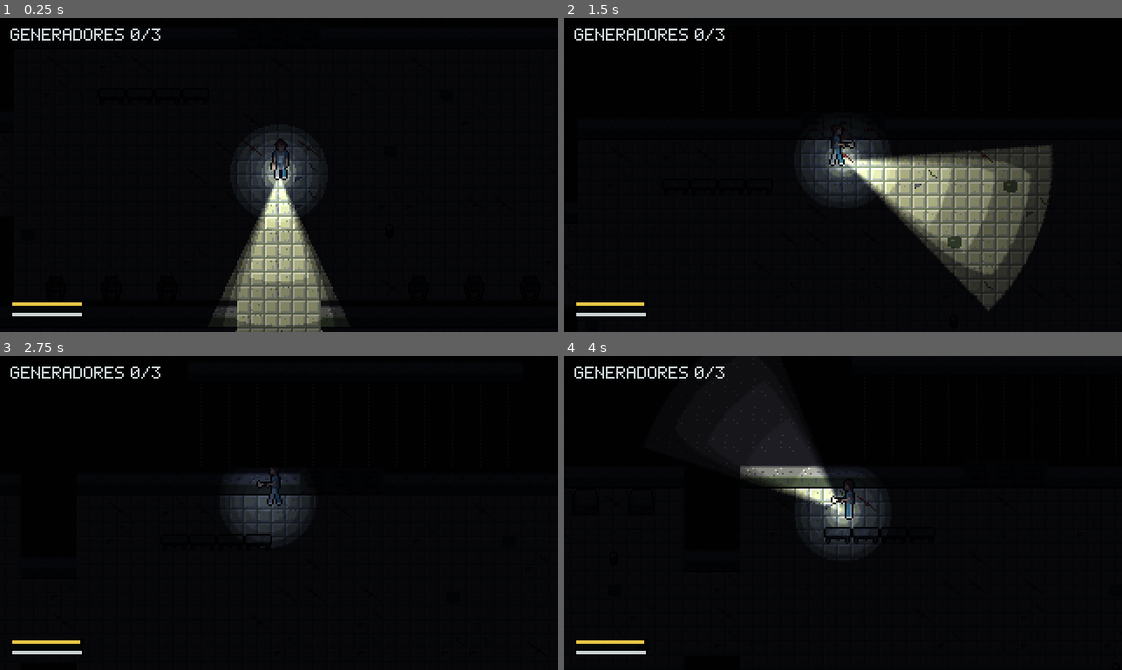
Above: before the commit, frames 1-4 (two rows, left to right).
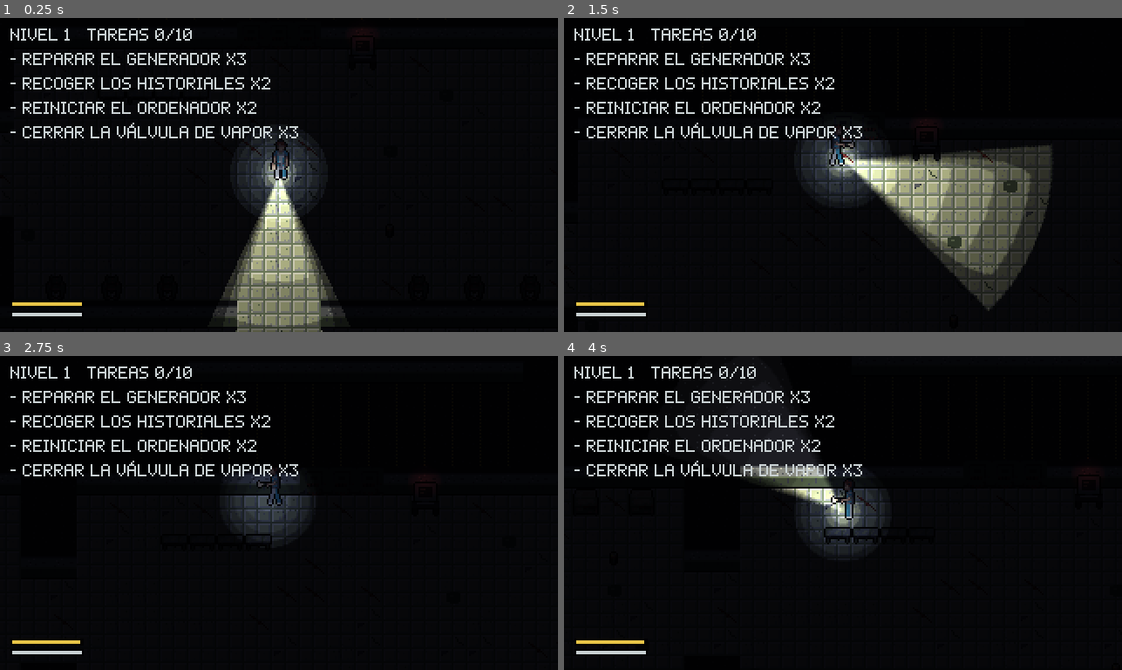
Above: after the commit, the same moments.

Repository: Skyfreefury/blackout-beta
Game: Godot game, scene res://scenes/main.tscn
Same seed, same stepped clock (60 frames per second), same inputs: the game is played once before the commit and once after it. This scene is started directly instead of the project's main scene.
Inputs (mouse positions are in pixels of both pictures, inside the frame that each line leads up to):
- Up to frame 1 (0.25 s): no input
- Up to frame 2 (1.5 s): tap Enter at 0.5 s; move the mouse to (815, 237) at 0.52 s; hold E (interact) 0.53-1.28 s; hold W (move_up) from 0.53 s (still down); click (815, 237) at 0.67 s; move the mouse to (1010, 222) at 1.27 s; tap Space (sprint) at 1.35 s
- Up to frame 3 (2.75 s): move the mouse to (111, 465) at 2.02 s; release W (move_up) at 2.03 s; hold A (move_left) from 2.03 s (still down); hold Q (toggle_light) from 2.03 s (still down)
- Up to frame 4 (4 s): move the mouse to (870, 513) at 2.77 s; release Q (toggle_light) at 2.78 s; tap Shift at 2.85 s; click (870, 513) at 2.92 s; move the mouse to (759, 434) at 3.52 s; release A (move_left) at 3.53 s; hold S (move_down) from 3.53 s (still down); tap F at 3.6 s

The runs differ from the first frame. In frame 1, 3.0% of the frame differs, in the area x 1-54%, y 3-39%; in frame 2, 3.0%, in the area x 1-68%, y 3-46%; in frame 3, 3.0%; in frame 4, 3.0%.

Commit message:
Tareas por nivel: catálogo de 10 tareas y avance de nivel
Generator pasa a ser Task con 4 tipos: generador, archivador, ordenador y válvula.
Cada nivel deja nivel + 1 tareas del catálogo según la semilla del anfitrión.
Ganar pasa al nivel siguiente y perder repite el nivel.

Co-Authored-By: Claude Opus 5.5 <noreply@anthropic.com>

Diff:
--- a/scenes/generator.tscn
+++ b/scenes/task.tscn
@@ -1,12 +1,12 @@
 [gd_scene format=3]
 
-[ext_resource type="Script" path="res://scripts/generator.gd" id="1_script"]
+[ext_resource type="Script" path="res://scripts/task.gd" id="1_script"]
 [ext_resource type="Texture2D" path="res://art/sprites/generator.png" id="2_sprite"]
 
 [sub_resource type="RectangleShape2D" id="RectangleShape2D_base"]
 size = Vector2(14, 8)
 
-[sub_resource type="SceneReplicationConfig" id="SceneReplicationConfig_generator"]
+[sub_resource type="SceneReplicationConfig" id="SceneReplicationConfig_task"]
 properties/0/path = NodePath(".:progress")
 properties/0/spawn = true
 properties/0/replication_mode = 2
@@ -14,7 +14,7 @@
 properties/1/spawn = true
 properties/1/replication_mode = 2
 
-[node name="Generator" type="StaticBody2D"]
+[node name="Task" type="StaticBody2D"]
 collision_layer = 16
 collision_mask = 0
 script = ExtResource("1_script")
--- a/scripts/controls.gd
+++ b/scripts/controls.gd
@@ -19,7 +19,7 @@
 	"toggle_light": [MOUSE_BUTTON_RIGHT],
 }
 ## Texto de ayuda que muestran la pausa y el README.
-const HELP := "WASD mover   RATÓN apuntar\nQ o clic derecho linterna\nE coger pila (mantener: reparar y reanimar)\nESPACIO correr   F11 pantalla completa"
+const HELP := "WASD mover   RATÓN apuntar\nQ o clic derecho linterna\nE coger pila (mantener: tareas y reanimar)\nESPACIO correr   F11 pantalla completa"
 
 
 func _ready() -> void:
--- a/scripts/debug_run.gd
+++ b/scripts/debug_run.gd
@@ -114,14 +114,14 @@
 				aim = Vector2(float(parts[0]), float(parts[1]))
 			player.aim_override = player.global_position + aim
 		"repair":
-			var gen: Generator = main.generators[0]
+			var gen: Task = main.tasks[0]
 			player.global_position = gen.global_position + Vector2(0, 14)
 			player.aim_override = gen.global_position
 			await _wait(2)
 			player.start_interact()
 		"door":
-			for gen: Generator in main.generators:
-				gen.progress = Generator.REPAIR_TIME
+			for gen: Task in main.tasks:
+				gen.progress = gen.hold_time()
 				gen.repaired = true
 			await _wait(5)
 			player.global_position = level.cell_center(Vector2i(29, 5))
@@ -161,19 +161,19 @@
 			player.light_on = false
 			player.global_position = level.cell_center(Vector2i(29, 16))
 			await _wait(2)
-			main.generators[0].progress = Generator.REPAIR_TIME
-			main.generators[0].repaired = true
+			main.tasks[0].progress = main.tasks[0].hold_time()
+			main.tasks[0].repaired = true
 		"allon":
 			# Todas las luces encendidas: el monstruo debe seguir cruzando el hospital.
-			for gen: Generator in main.generators:
-				gen.progress = Generator.REPAIR_TIME
+			for gen: Task in main.tasks:
+				gen.progress = gen.hold_time()
 				gen.repaired = true
 			player.light_on = false
 			player.global_position = level.cell_center(Vector2i(4, 24))
 		"safe":
 			# Jugador sin linterna bajo una lámpara encendida: el monstruo no debe alcanzarle.
-			main.generators[0].progress = Generator.REPAIR_TIME
-			main.generators[0].repaired = true
+			main.tasks[0].progress = main.tasks[0].hold_time()
+			main.tasks[0].repaired = true
 			player.light_on = false
 			player.global_position = level.cell_center(Vector2i(5, 9))
 			monster.global_position = level.cell_center(Vector2i(12, 16))
@@ -188,7 +188,7 @@
 func _report(main: Node) -> void:
 	var monster: Monster = main.monster
 	var p: Player = main.player
-	var gens := (main.generators as Array).filter(func(g): return g.repaired).size()
+	var gens := (main.tasks as Array).filter(func(g): return g.repaired).size()
 	var line := "RESULT id=%d scenario=%s frozen=%s monster_in_light=%s monster_moved=%.1f downed=%s dead=%s escaped=%s downs=%d battery=%.1f walked=%.1f batteries=%d gens=%d door=%s ended=%s players=%d" % [
 		multiplayer.get_unique_id(),
 		_args.get("scenario", "-"),
@@ -204,8 +204,9 @@
 		main._ended,
 		get_tree().get_nodes_in_group("players").size(),
 	]
-	line += " role=%d gen0=%.2f battery_max=%.0f run=%.0f angle=%.0f" % [p.role, main.generators[0].progress if not main.generators.is_empty() else 0.0, p.battery_max, p.run_speed, p.light_angle]
-	line += " seed=%d gens_at=%s" % [main.level.map_seed, ",".join((main.generators as Array).map(func(g): return str(main.level.world_to_cell(g.global_position))))]
+	line += " role=%d gen0=%.2f battery_max=%.0f run=%.0f angle=%.0f" % [p.role, main.tasks[0].progress if not main.tasks.is_empty() else 0.0, p.battery_max, p.run_speed, p.light_angle]
+	line += " level=%d tasks=%s" % [Net.game_level, ",".join((main.tasks as Array).map(func(t): return t.kind))]
+	line += " seed=%d gens_at=%s" % [main.level.map_seed, ",".join((main.tasks as Array).map(func(g): return str(main.level.world_to_cell(g.global_position))))]
 	line += " monster_dist=%.0f watchers=%d vel=(%.0f,%.0f) target=%s" % [monster.global_position.distance_to(p.global_position), monster._watchers.size(), monster.velocity.x, monster.velocity.y, monster._target]
 	if _dummy != null:
 		line += " dummy_progress=%.2f" % _dummy.revive_progress
--- a/scripts/generator.gd
+++ /dev/null
@@ -1,67 +0,0 @@
-class_name Generator
-extends StaticBody2D
-## Generador de zona. Se repara manteniendo E durante 10 s; el progreso no se pierde al soltar.
-## El anfitrión suma el progreso y lo sincroniza al resto.
-
-const REPAIR_TIME := 10.0
-const INTERACT_RANGE := 22.0
-const BROKEN_COLOR := Color(1.0, 0.2, 0.15)
-const REPAIRED_COLOR := Color(0.4, 1.0, 0.5)
-
-var zone := 0
-var progress := 0.0
-var repaired := false
-
-var _motor: AudioStreamPlayer2D
-var _prev_progress := 0.0
-var _work_timer := 0.0
-var _was_repaired := false
-
-@onready var status_light: PointLight2D = $StatusLight
-
-
-func _ready() -> void:
-	add_to_group("generators")
-	status_light.texture = LightTextures.radial(10.0)
-	_motor = Sfx.make_loop_2d(self, "generator_loop", -4.0)
-
-
-func _process(delta: float) -> void:
-	# El motor suena mientras el progreso sube. El valor llega del anfitrión a saltos,
-	# así que se mantiene encendido 0,3 s tras cada subida.
-	if progress > _prev_progress:
-		_work_timer = 0.3
-	_work_timer = maxf(_work_timer - delta, 0.0)
-	var working := _work_timer > 0.0 and not repaired
-	if working and not _motor.playing:
-		_motor.play()
-	elif not working and _motor.playing:
-		_motor.stop()
-	_prev_progress = progress
-	if repaired and not _was_repaired:
-		Sfx.play_at("generator_on", global_position)
-	_was_repaired = repaired
-	if repaired:
-		status_light.color = REPAIRED_COLOR
-		status_light.energy = 0.8
-	else:
-		# Parpadeo lento para que se encuentre a oscuras.
-		status_light.color = BROKEN_COLOR
-		status_light.energy = 0.8 if int(Time.get_ticks_msec() / 600) % 2 == 0 else 0.15
-
-
-func needs_work() -> bool:
-	return not repaired
-
-
-func work_ratio() -> float:
-	return progress / REPAIR_TIME
-
-
-## Solo en el anfitrión.
-func add_work(delta: float) -> void:
-	if repaired:
-		return
-	progress = minf(progress + delta, REPAIR_TIME)
-	if progress >= REPAIR_TIME:
-		repaired = true
--- a/scripts/hud.gd
+++ b/scripts/hud.gd
@@ -74,19 +74,20 @@
 %s" % [Roles.role_name(player.role), Roles.effects(player.role)]
 
 
-func show_end(victory: bool, time: float, survivors: PackedStringArray, is_host: bool) -> void:
+func show_end(victory: bool, time: float, survivors: PackedStringArray, is_host: bool, level: int) -> void:
 	_pause.visible = false
 	var minutes := int(time) / 60
 	var seconds := int(time) % 60
 	var lines := PackedStringArray([
-		"HABÉIS ESCAPADO" if victory else "NADIE HA SALIDO",
+		("NIVEL %d SUPERADO" % level) if victory else "NADIE HA SALIDO",
 		"Tiempo %d:%02d" % [minutes, seconds],
 	])
 	if victory:
 		lines.append("Supervivientes: " + ", ".join(survivors))
 	_end_text.text = "\n".join(lines)
 	_end_text.add_theme_color_override("font_color", STAMINA_COLOR if victory else ACCENT)
-	_end_hint.text = "R: otra partida   Esc: menú" if is_host else "Esperando al anfitrión   Esc: menú"
+	var next := ("R: nivel %d" % (level + 1)) if victory else ("R: repetir nivel %d" % level)
+	_end_hint.text = (next + "   Esc: menú") if is_host else "Esperando al anfitrión   Esc: menú"
 	_end.visible = true
 
 
--- a/scripts/lamp.gd
+++ b/scripts/lamp.gd
@@ -11,7 +11,7 @@
 @export var radius := 56.0
 const EMERGENCY_RADIUS := 40.0
 ## Generador que la enciende. Null: siempre encendida.
-var generator: Generator
+var generator: Task
 var level: Level
 
 var _registered := false
--- a/scripts/level.gd
+++ b/scripts/level.gd
@@ -22,7 +22,7 @@
 ## Capa de física de los obstáculos: frenan el paso pero no cortan la luz.
 const OBSTACLE_LAYER := 16
 ## Caracteres que el monstruo trata como bloqueo al planear su camino.
-const MONSTER_BLOCKING := "#XEciwt123"
+const MONSTER_BLOCKING := "#XEciwt123aov"
 
 @export_file("*.txt") var map_path := "res://maps/hospital.txt"
 ## Semilla del reparto de objetos. El anfitrión la elige y la envía, así todos ven el mismo mapa.
@@ -35,8 +35,10 @@
 var battery_spawns: Array[Vector2] = []
 ## Lámparas como pares [posición, zona]. Zona 0: siempre encendida.
 var lamp_spawns: Array = []
-## Generadores como pares [posición, zona].
-var generator_spawns: Array = []
+## Tareas como [posición, tipo, zona]. Primero los generadores por zona, luego el resto.
+var task_spawns: Array = []
+## Tareas que se quedan en el mapa. -1 deja todas las del catálogo.
+var task_count := -1
 var door_open := false
 ## Rejilla de caminos del monstruo. Las casillas junto a paredes cuentan como
 ## bloqueadas para que su cuerpo de 28 px no se enganche en las esquinas.
@@ -72,14 +74,14 @@
 	for y in size.y:
 		for x in size.x:
 			_place(Vector2i(x, y))
-	# Orden por zona: generators[0] es siempre el de la zona 1, esté donde esté.
-	generator_spawns.sort_custom(func(a: Array, b: Array) -> bool: return a[1] < b[1])
+	# Generadores primero y por zona: tasks[0] es el de la zona 1 si está en el mapa.
+	task_spawns.sort_custom(func(a: Array, b: Array) -> bool: return _task_order(a) < _task_order(b))
 	_build_occluders()
 	_build_monster_grid()
 
 
 ## Reparte generadores, monstruo y pilas entre sus sitios candidatos según map_seed.
-## Los candidatos descartados pasan a ser suelo antes de construir el mapa.
+## Después deja task_count tareas del catálogo. Lo descartado pasa a ser suelo antes de construir.
 func _pick_spawns() -> void:
 	var rng := RandomNumberGenerator.new()
 	rng.seed = map_seed
@@ -94,14 +96,38 @@
 	for c: String in found:
 		var cells: Array = found[c]
 		var keep := 1 if c in SINGLE_PICKS else BATTERY_COUNT
-		# Fisher-Yates con el generador propio: mismo orden en todos los equipos.
-		for i in range(cells.size() - 1, 0, -1):
-			var j := rng.randi_range(0, i)
-			var tmp: Vector2i = cells[i]
-			cells[i] = cells[j]
-			cells[j] = tmp
-		for cell: Vector2i in cells.slice(keep):
-			_set_char(cell, "," if _touches(cell, ",") else ".")
+		_shuffle(cells, rng)
+		_clear_cells(cells.slice(keep))
+	# Catálogo de tareas: los generadores que quedan y los demás símbolos de tarea.
+	if task_count < 0:
+		return
+	var tasks: Array = []
+	for y in size.y:
+		for x in size.x:
+			var c := _rows[y][x]
+			if c in ["1", "2", "3"] or Task.SYMBOLS.has(c):
+				tasks.append(Vector2i(x, y))
+	_shuffle(tasks, rng)
+	_clear_cells(tasks.slice(task_count))
+
+
+## Fisher-Yates con el generador propio: mismo orden en todos los equipos.
+func _shuffle(cells: Array, rng: RandomNumberGenerator) -> void:
+	for i in range(cells.size() - 1, 0, -1):
+		var j := rng.randi_range(0, i)
+		var tmp: Vector2i = cells[i]
+		cells[i] = cells[j]
+		cells[j] = tmp
+
+
+## Los sitios descartados pasan a ser suelo del mismo tipo que el de alrededor.
+func _clear_cells(cells: Array) -> void:
+	for cell: Vector2i in cells:
+		_set_char(cell, "," if _touches(cell, ",") else ".")
+
+
+func _task_order(entry: Array) -> int:
+	return entry[2] if entry[2] > 0 else 10 + Task.KINDS.keys().find(entry[1])
 
 
 func _set_char(cell: Vector2i, c: String) -> void:
@@ -182,7 +208,8 @@
 		"M": monster_spawn = center
 		"B": battery_spawns.append(center)
 		"L": lamp_spawns.append([center, 0])
-		"1", "2", "3": generator_spawns.append([center, int(c)])
+		"1", "2", "3": task_spawns.append([center, "generator", int(c)])
+		"a", "o", "v": task_spawns.append([center, Task.SYMBOLS[c], 0])
 		"4", "5", "6": lamp_spawns.append([center, int(c) - 3])
 
 
--- a/scripts/main.gd
+++ b/scripts/main.gd
@@ -1,11 +1,11 @@
 extends Node2D
-## Escena de partida. Todos los equipos montan el mapa, lámparas, pilas, generadores y monstruo
+## Escena de partida. Todos los equipos montan el mapa, lámparas, pilas, tareas y monstruo
 ## con los mismos nombres. El anfitrión crea un jugador por conexión cuando todos han cargado,
-## abre la salida con los 3 generadores y decide el final.
+## abre la salida al completar todas las tareas y decide el final.
 
 const PLAYER_SCENE := preload("res://scenes/player.tscn")
 const MONSTER_SCENE := preload("res://scenes/monster.tscn")
-const GENERATOR_SCENE := preload("res://scenes/generator.tscn")
+const TASK_SCENE := preload("res://scenes/task.tscn")
 const SPAWN_OFFSETS: Array[Vector2] = [Vector2(0, 0), Vector2(14, 0), Vector2(0, 14), Vector2(14, 14)]
 ## Distancia al monstruo a la que empieza a oírse el latido.
 const HEARTBEAT_RANGE := 220.0
@@ -13,11 +13,13 @@
 ## Jugador controlado en este equipo.
 var player: Player
 var monster: Monster
-var generators: Array[Generator] = []
+## Tareas de esta partida. Las primeras son los generadores, ordenados por zona.
+var tasks: Array[Task] = []
 var elapsed := 0.0
 
 var _started := false
 var _ended := false
+var _victory := false
 var _heartbeat: AudioStreamPlayer
 
 @onready var level: Level = $Level
@@ -33,6 +35,12 @@
 	# --seed=N fija el reparto en pruebas lanzadas sin menú.
 	var seed_arg := _user_arg("seed")
 	level.map_seed = int(seed_arg) if not seed_arg.is_empty() else Net.map_seed
+	# Desde el menú: nivel + 1 tareas. Pruebas sin menú: todas las tareas, salvo --level=N.
+	var level_arg := _user_arg("level")
+	if not level_arg.is_empty():
+		Net.game_level = maxi(int(level_arg), 1)
+	if not level_arg.is_empty() or not Net.players.is_empty():
+		level.task_count = Net.game_level + 1
 	level.build()
 	_spawn_world()
 	Sfx.make_loop(self, "ambient_loop", -8.0).play()
@@ -56,14 +64,16 @@
 
 func _spawn_world() -> void:
 	var by_zone := {}
-	for i in level.generator_spawns.size():
-		var gen: Generator = GENERATOR_SCENE.instantiate()
-		gen.name = "Generator%d" % i
-		gen.position = level.generator_spawns[i][0]
-		gen.zone = level.generator_spawns[i][1]
-		entities.add_child(gen)
-		generators.append(gen)
-		by_zone[gen.zone] = gen
+	for i in level.task_spawns.size():
+		var task: Task = TASK_SCENE.instantiate()
+		task.name = "Task%d" % i
+		task.position = level.task_spawns[i][0]
+		task.kind = level.task_spawns[i][1]
+		task.zone = level.task_spawns[i][2]
+		entities.add_child(task)
+		tasks.append(task)
+		if task.zone > 0:
+			by_zone[task.zone] = task
 	for entry in level.lamp_spawns:
 		var lamp := Lamp.new()
 		lamp.position = entry[0]
@@ -91,21 +101,21 @@
 	_update_heartbeat()
 	if not multiplayer.is_server():
 		return
-	if not level.door_open and not generators.is_empty() and generators.all(func(g): return g.repaired):
+	if not level.door_open and not tasks.is_empty() and tasks.all(func(t): return t.repaired):
 		_open_door.rpc()
 	_check_end()
 
 
 func _unhandled_input(event: InputEvent) -> void:
 	if event.is_action_pressed("restart") and multiplayer.is_server() and (_ended or not Net.is_online()):
-		Net.start_game()
+		Net.start_game(Net.game_level + 1 if _victory else Net.game_level)
 	elif event.is_action_pressed("ui_cancel") and not _ended:
 		hud.toggle_pause()
 
 
 func _on_all_loaded() -> void:
 	var synced: Array[Node] = [monster]
-	synced.append_array(generators)
+	synced.append_array(tasks)
 	for node in synced:
 		node.get_node("Sync").public_visibility = true
 	var ids := Net.players.keys()
@@ -181,12 +191,20 @@
 
 
 func _objective_text() -> String:
-	if generators.is_empty():
+	if tasks.is_empty():
 		return ""
+	var title := "Nivel %d" % Net.game_level
 	if level.door_open:
-		return "Escapa por la salida"
-	var done := generators.filter(func(g): return g.repaired).size()
-	return "Generadores %d/%d" % [done, generators.size()]
+		return title + "\nEscapa por la salida"
+	var pending := tasks.filter(func(t): return not t.repaired)
+	var lines := PackedStringArray(["%s   Tareas %d/%d" % [title, tasks.size() - pending.size(), tasks.size()]])
+	# Tareas iguales en una línea: "Reparar el generador x2".
+	var counts := {}
+	for t: Task in pending:
+		counts[t.label()] = counts.get(t.label(), 0) + 1
+	for label: String in counts:
+		lines.append("- " + label + (" x%d" % counts[label] if counts[label] > 1 else ""))
+	return "\n".join(lines)
 
 
 @rpc("authority", "call_local", "reliable")
@@ -212,7 +230,8 @@
 @rpc("authority", "call_local", "reliable")
 func _end_game(victory: bool, time: float, survivors: PackedStringArray) -> void:
 	_ended = true
-	hud.show_end(victory, time, survivors, multiplayer.is_server())
+	_victory = victory
+	hud.show_end(victory, time, survivors, multiplayer.is_server(), Net.game_level)
 
 
 func _on_peer_left(id: int) -> void:
--- a/scripts/net.gd
+++ b/scripts/net.gd
@@ -29,6 +29,8 @@
 var allow_teleport := false
 ## Semilla del mapa de la partida en curso. La elige el anfitrión en cada partida.
 var map_seed := 0
+## Nivel de la partida en curso. Cada nivel tiene una tarea más (nivel 1: 2 tareas).
+var game_level := 1
 
 var _loaded := {}
 var _in_game := false
@@ -86,13 +88,13 @@
 	_in_game = false
 
 
-## Solo el anfitrión: carga la escena de juego en todos los equipos.
-func start_game() -> void:
+## Solo el anfitrión: carga la escena de juego en todos los equipos con un mapa nuevo.
+func start_game(level := 1) -> void:
 	if not multiplayer.is_server():
 		return
 	_in_game = true
 	_loaded.clear()
-	_load_game.rpc(randi_range(1, 0x7fffffff))
+	_load_game.rpc(randi_range(1, 0x7fffffff), maxi(level, 1))
 
 
 ## Lo llama la escena de juego al terminar de montarse.
@@ -148,8 +150,9 @@
 
 
 @rpc("authority", "call_local", "reliable")
-func _load_game(seed_value: int) -> void:
+func _load_game(seed_value: int, level: int) -> void:
 	map_seed = seed_value
+	game_level = level
 	get_tree().change_scene_to_file(GAME_SCENE)
 
 
--- a/scripts/player.gd
+++ b/scripts/player.gd
@@ -153,7 +153,7 @@
 
 
 func is_repairing() -> bool:
-	return _server_target is Generator
+	return _server_target is Task
 
 
 func _physics_process(delta: float) -> void:
@@ -275,9 +275,9 @@
 		if other != self and other.needs_work() \
 				and global_position.distance_to(other.global_position) <= REVIVE_RANGE:
 			return other
-	for gen: Generator in get_tree().get_nodes_in_group("generators"):
-		if gen.needs_work() and global_position.distance_to(gen.global_position) <= Generator.INTERACT_RANGE:
-			return gen
+	for task: Task in get_tree().get_nodes_in_group("tasks"):
+		if task.needs_work() and global_position.distance_to(task.global_position) <= Task.INTERACT_RANGE:
+			return task
 	return null
 
 
@@ -297,7 +297,7 @@
 
 
 func _range_for(target: Node) -> float:
-	return REVIVE_RANGE if target is Player else Generator.INTERACT_RANGE
+	return REVIVE_RANGE if target is Player else Task.INTERACT_RANGE
 
 
 @rpc("any_peer", "call_local", "reliable")
--- a/scripts/roles.gd
+++ b/scripts/roles.gd
@@ -26,7 +26,7 @@
 	},
 	{
 		"name": "Técnico/a",
-		"pro": "Repara un 40% más rápido",
+		"pro": "Hace las tareas un 40% más rápido",
 		"con": "Se mueve un 10% más lento",
 		"repair": 1.4,
 		"walk": 0.9,
--- /dev/null
+++ b/scripts/task.gd
@@ -0,0 +1,90 @@
+class_name Task
+extends StaticBody2D
+## Tarea del mapa: se completa manteniendo E. El progreso no se pierde al soltar.
+## El anfitrión suma el progreso y lo sincroniza al resto.
+## Los generadores además encienden las lámparas de su zona.
+
+const INTERACT_RANGE := 22.0
+const PENDING_COLOR := Color(1.0, 0.2, 0.15)
+const DONE_COLOR := Color(0.4, 1.0, 0.5)
+
+## Tipos de tarea: símbolo del mapa -> datos. Los generadores usan los dígitos 1 a 3.
+const KINDS := {
+	"generator": {"label": "Reparar el generador", "time": 10.0, "sprite": "res://art/sprites/generator.png"},
+	"archive": {"label": "Recoger los historiales", "time": 6.0, "sprite": "res://art/sprites/task_archive.png"},
+	"computer": {"label": "Reiniciar el ordenador", "time": 8.0, "sprite": "res://art/sprites/task_computer.png"},
+	"valve": {"label": "Cerrar la válvula de vapor", "time": 5.0, "sprite": "res://art/sprites/task_valve.png"},
+}
+## Símbolo del mapa de cada tipo que no es generador.
+const SYMBOLS := {"a": "archive", "o": "computer", "v": "valve"}
+
+var kind := "generator"
+## Zona de lámparas que enciende. 0 si no es un generador.
+var zone := 0
+var progress := 0.0
+var repaired := false
+
+var _motor: AudioStreamPlayer2D
+var _prev_progress := 0.0
+var _work_timer := 0.0
+var _was_repaired := false
+
+@onready var status_light: PointLight2D = $StatusLight
+
+
+func _ready() -> void:
+	add_to_group("tasks")
+	$Sprite.texture = load(KINDS[kind]["sprite"])
+	status_light.texture = LightTextures.radial(10.0)
+	if kind == "generator":
+		_motor = Sfx.make_loop_2d(self, "generator_loop", -4.0)
+
+
+func hold_time() -> float:
+	return KINDS[kind]["time"]
+
+
+func label() -> String:
+	return KINDS[kind]["label"]
+
+
+func _process(delta: float) -> void:
+	# El motor suena mientras el progreso sube. El valor llega del anfitrión a saltos,
+	# así que se mantiene encendido 0,3 s tras cada subida.
+	if progress > _prev_progress:
+		_work_timer = 0.3
+	_work_timer = maxf(_work_timer - delta, 0.0)
+	var working := _work_timer > 0.0 and not repaired
+	if _motor != null:
+		if working and not _motor.playing:
+			_motor.play()
+		elif not working and _motor.playing:
+			_motor.stop()
+	_prev_progress = progress
+	if repaired and not _was_repaired:
+		Sfx.play_at("generator_on", global_position, 0.0 if kind == "generator" else -8.0)
+	_was_repaired = repaired
+	if repaired:
+		status_light.color = DONE_COLOR
+		status_light.energy = 0.8
+	else:
+		# Parpadeo lento para que se encuentre a oscuras.
+		status_light.color = PENDING_COLOR
+		status_light.energy = 0.8 if int(Time.get_ticks_msec() / 600) % 2 == 0 else 0.15
+
+
+func needs_work() -> bool:
+	return not repaired
+
+
+func work_ratio() -> float:
+	return progress / hold_time()
+
+
+## Solo en el anfitrión.
+func add_work(delta: float) -> void:
+	if repaired:
+		return
+	progress = minf(progress + delta, hold_time())
+	if progress >= hold_time():
+		repaired = true
Binary file added: art/sprites/task_archive.png
Not shown, added: art/sprites/task_archive.png.import
Binary file added: art/sprites/task_computer.png
Not shown, added: art/sprites/task_computer.png.import
Binary file added: art/sprites/task_valve.png
Not shown, added: art/sprites/task_valve.png.import
Not shown, changed: maps/hospital.txt
Not shown: 1 places in scenes/task.tscn that only renumber resources
Renamed: scripts/generator.gd.uid -> scripts/task.gd.uid
Not shown, changed: docs/IDEAS.md
